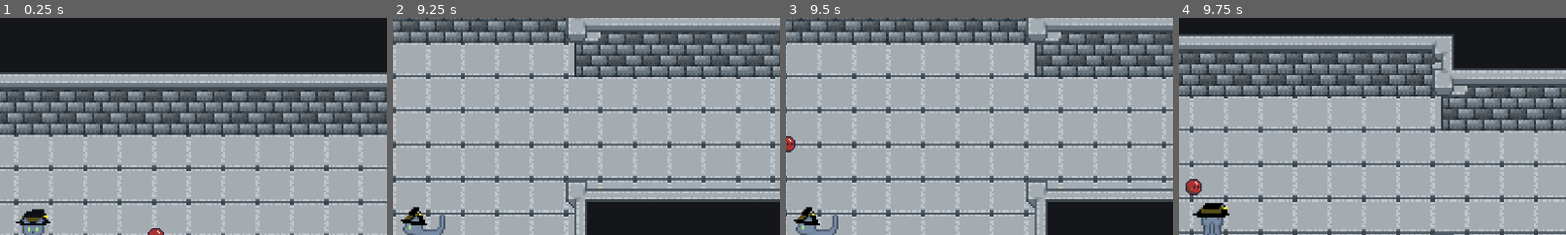
Above: before the commit, frames 1-4 (left to right).
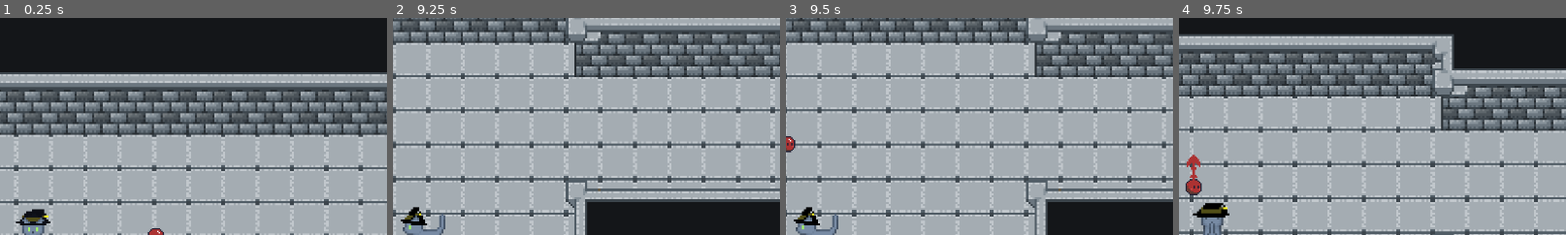
Above: after the commit, the same moments.

Repository: pablocoop/CC5408-Proyecto
Game: Godot game, scene res://scenes/level_1.tscn
Same seed, same stepped clock (60 frames per second), same inputs: the game is played once before the commit and once after it. This scene is started directly instead of the project's main scene.
Inputs (mouse positions are % of the whole screen's width and height, from its top left):
- Up to frame 1 (0.25 s): no input
- Up to frame 2 (9.25 s): move the mouse to (45, 70) at 0.52 s; hold W (move_up) 0.53-2.03 s; tap Space (attack) at 0.6, 1.35, 2.3, 2.85, 3.6, 4.55, 5.1, 5.85, 6.8, 7.25, 7.35, 8.1, 9.05 s; move the mouse to (80, 65) at 1.27 s; move the mouse to (20, 35) at 2.02 s; hold Right mouse button (run) 2.03-2.78 s; hold A (move_left) 2.03-3.53 s; move the mouse to (55, 50) at 2.77 s; tap Enter at 3.5 s; move the mouse to (35, 25) at 3.52 s; hold S (move_down) 3.53-4.28 s; move the mouse to (72, 45) at 4.27 s; hold D (move_right) 4.28-5.03 s; right-click (72, 45) at 4.35 s; move the mouse to (30, 55) at 5.02 s; hold W (move_up) 5.03-5.78 s; move the mouse to (60, 28) at 5.77 s; hold D (move_right) 5.78-8.03 s; move the mouse to (45, 70) at 6.52 s; hold Right mouse button (run) 6.53-7.28 s; move the mouse to (80, 65) at 7.27 s; move the mouse to (20, 35) at 8.02 s; hold S (move_down) 8.03-8.78 s; move the mouse to (55, 50) at 8.77 s; hold A (move_left) from 8.78 s (still down); right-click (55, 50) at 8.85 s
- Up to frame 3 (9.5 s): keep holding A (move_left)
- Up to frame 4 (9.75 s): move the mouse to (35, 25) at 9.52 s; release A (move_left) at 9.53 s; hold W (move_up) from 9.53 s (still down); tap Space (attack) at 9.6 s
The pictures show only the part of the screen within x 46-96%, y 0-50%; the shares and areas given below are measured in that part.

Frames 1-3 are identical in both runs. In frame 4, 0.2% of the frame differs, in the area x 2-6%, y 62-77%.

Commit message:
feat: attack indicator (red arrow)

Diff:
--- a/scenes/ball.gd
+++ b/scenes/ball.gd
@@ -14,22 +14,29 @@
 var player_nearby := false
 
 @onready var hitbox: Hitbox = $Hitbox
+@onready var hurtbox: Area2D = $Hurtbox
+@onready var indicator: Node2D = $HitDirectionIndicator
+@onready var arrow_sprite: Sprite2D = indicator.get_node("ArrowSprite")
+
 var has_moved := false  # Variable que indica si la pelota ha sido lanzada
-
-@onready var hurtbox: Area2D = $Hurtbox
+var show_duration := 0.6
+var show_timer := 0.0
 
 
 func _ready():
 	hitbox.damage_dealt.connect(_on_damage_dealt)
-	# Conectar sólo al hitbox de ataque del jugador:
-	#var players = get_tree().get_nodes_in_group("player")
-	#if players.size() > 0:
-		#var p = players[0]
-		#var atk = p.get_node("AttackHitbox") as Hitbox
-		#if atk:
-			#atk.damage_dealt.connect(_on_damage_dealt)
+
 	add_to_group("ball")
 	linear_damp = 0.8
+	arrow_sprite.visible = false
+	arrow_sprite.rotation = 0
+	# Conectar también el AttackHitbox del jugador
+	var players = get_tree().get_nodes_in_group("player")
+	if players.size() > 0:
+		var p = players[0]
+		var atk = p.get_node("AttackHitbox") as Hitbox
+		if atk:
+			atk.damage_dealt.connect(_on_damage_dealt)
 	randomize()
 
 func _physics_process(delta: float) -> void:
@@ -42,7 +49,17 @@
 			was_moving = true
 			ball_relaunched.emit()
 
+	if show_timer > 0.0:
+		show_timer -= delta
+		if show_timer <= 0.0:
+			arrow_sprite.visible = false
+
 	_emit_slow_motion_factor()
+	#if Input.is_action_just_pressed("attack"):  # o cualquier tecla para test
+		#var test_dir = Vector2.RIGHT.rotated(randf() * TAU)
+		#indicator.rotation = test_dir.angle()
+		#indicator.visible = true
+		#print("Flecha rotada hacia:", test_dir.angle())
 
 func _launch_ball(direction: Vector2) -> void:
 	var dir = direction.normalized()
@@ -56,10 +73,28 @@
 	var direction = global_position - target_position
 	_launch_ball(direction) ##### OPCIONAL
 
+
 # 3) Cuando te llaman con un vector de dirección:
 func take_damage(damage: float, from_direction: Vector2) -> void:
 	print("¡La pelota recibió daño con dirección ", from_direction, "!")
 	_launch_ball(from_direction)
+
+	# Calcular la distancia de offset teniendo en cuenta el scale aplicado
+	var offset_distance := arrow_sprite.texture.get_width() * 0.5 * arrow_sprite.scale.x
+	var offset := from_direction.normalized() * offset_distance
+
+
+	# Posicionar la flecha desde el centro de la pelota
+	indicator.position = Vector2.ZERO
+	arrow_sprite.position = offset
+	arrow_sprite.rotation = from_direction.angle()
+	arrow_sprite.visible = true
+	arrow_sprite.z_index = 10
+
+	# Mostrar flecha solo por feedback visual
+	if from_direction.length() > 0:
+		show_timer = show_duration
+
 
 
 func _emit_slow_motion_factor():
--- a/scenes/ball.tscn
+++ b/scenes/ball.tscn
@@ -1,10 +1,11 @@
-[gd_scene load_steps=10 format=3 uid="uid://dfau8rmohhg3e"]
+[gd_scene load_steps=11 format=3 uid="uid://dfau8rmohhg3e"]
 
 [ext_resource type="Script" uid="uid://cy7qoi8yfe5a0" path="res://scenes/ball.gd" id="1_4dx81"]
 [ext_resource type="Texture2D" uid="uid://csdnj5ytg5vdj" path="res://assets/BallGuy/ballguy fixed.png" id="2_f7cbr"]
 [ext_resource type="Script" uid="uid://bo7j00nia4cku" path="res://components/hurtbox.gd" id="4_4dx81"]
 [ext_resource type="Script" uid="uid://cpdtcih6dhwuq" path="res://components/hitbox.gd" id="4_eew57"]
 [ext_resource type="Script" uid="uid://b4biuqxkvk28o" path="res://components/health_component.gd" id="5_eew57"]
+[ext_resource type="Texture2D" uid="uid://c2fdntw4me3ir" path="res://assets/Arrow.png" id="7_v8l5b"]
 
 [sub_resource type="PhysicsMaterial" id="PhysicsMaterial_4dx81"]
 friction = 0.0
@@ -61,3 +62,10 @@
 [node name="HealthComponent" type="Node" parent="."]
 script = ExtResource("5_eew57")
 metadata/_custom_type_script = "uid://b4biuqxkvk28o"
+
+[node name="HitDirectionIndicator" type="Node2D" parent="."]
+
+[node name="ArrowSprite" type="Sprite2D" parent="HitDirectionIndicator"]
+position = Vector2(-5, 0)
+scale = Vector2(2, 2)
+texture = ExtResource("7_v8l5b")
Binary file added: assets/Arrow.png
Not shown, added: assets/Arrow.png.import
